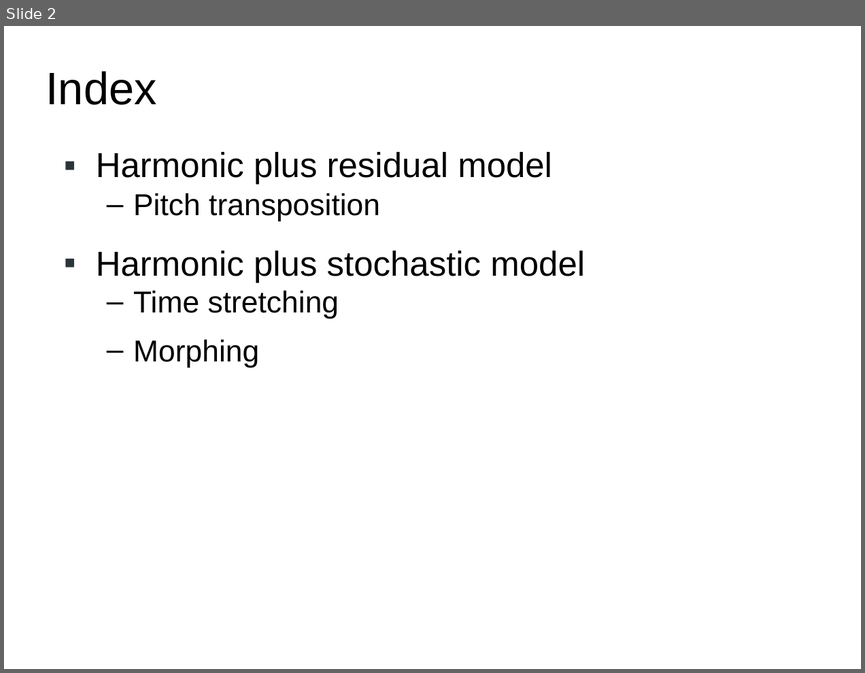
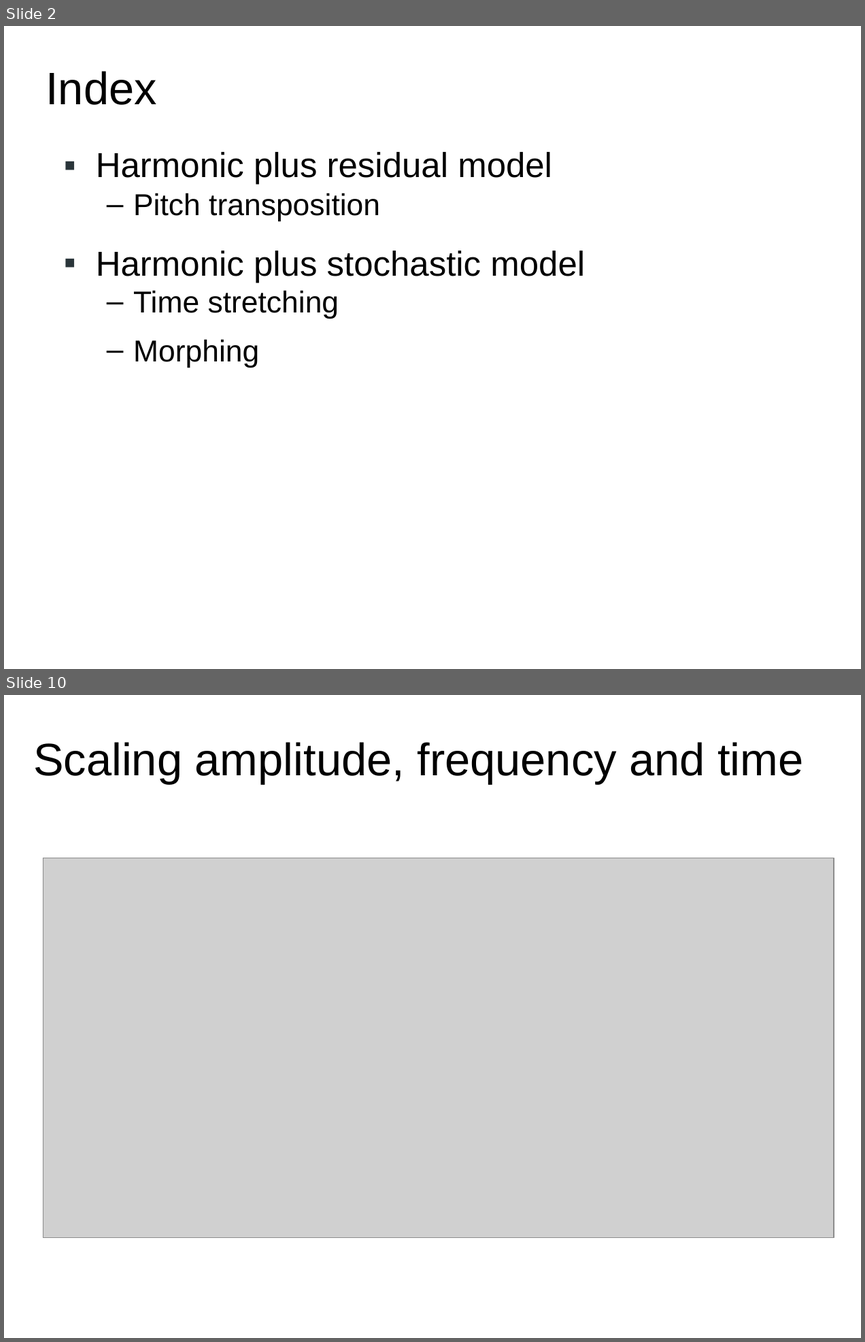
Before and after one commit to hoinx/sms-tools, a slide deck: lectures/8-Sound-transformations/8T2-Sound-transformations-2.odp. Shown one above the other, each under a label of ours: slide 2 before the commit, slides 2 and 10 after it; the slides between them are not shown. The pictures are 865x673 and 865x1342 pixels, drawn with LibreOffice and Linux fonts; fonts in the diff are those of the drawing; grey boxes stand for pictures. Boxes give left, top, right and bottom in pixels: in the first picture for what was removed or moved away, otherwise in the second. Text is boxed around its words. In the diff, an @@ line names an element or a change of style, - is before the commit and + after.

```diff
--- a/lectures/8-Sound-transformations/8T2-Sound-transformations-2.odp
+++ b/lectures/8-Sound-transformations/8T2-Sound-transformations-2.odp
@@ slide 10 added at [4, 695, 861, 1338], background #FFFFFF @@
@@ title added at [33, 742, 803, 784], 38.2 pt, text #000000 @@
+Scaling amplitude, frequency and time
@@ picture added at [43, 858, 834, 1238] @@
```
Also in this commit, not shown: 5 slides changed, 13 other slides added, 3 slides removed, 27 other files.
